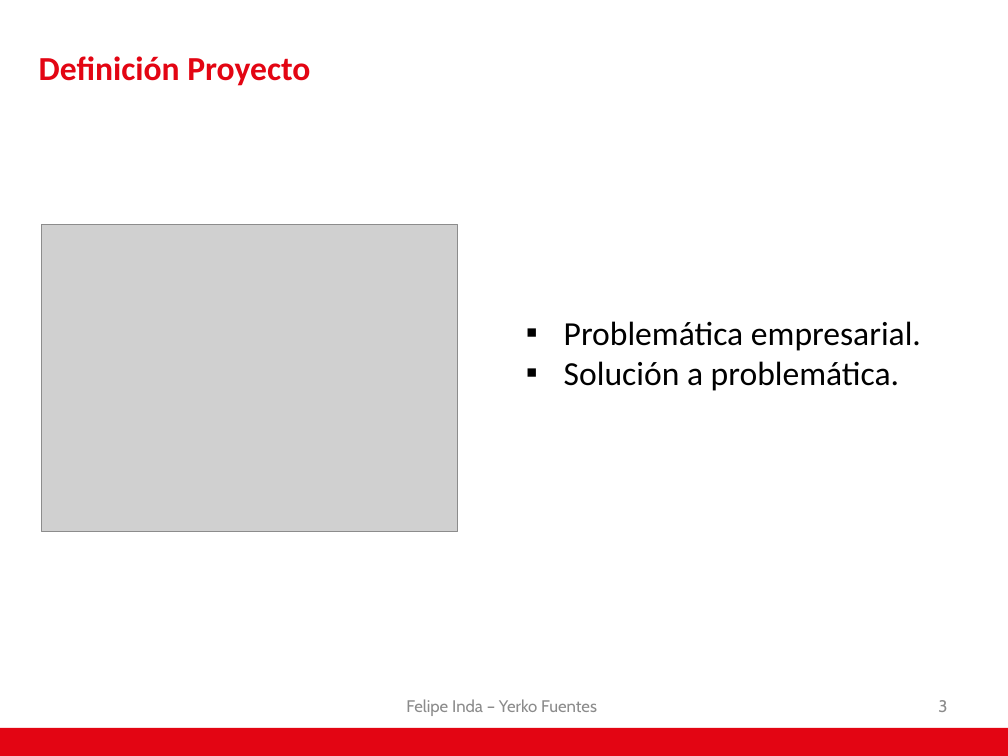
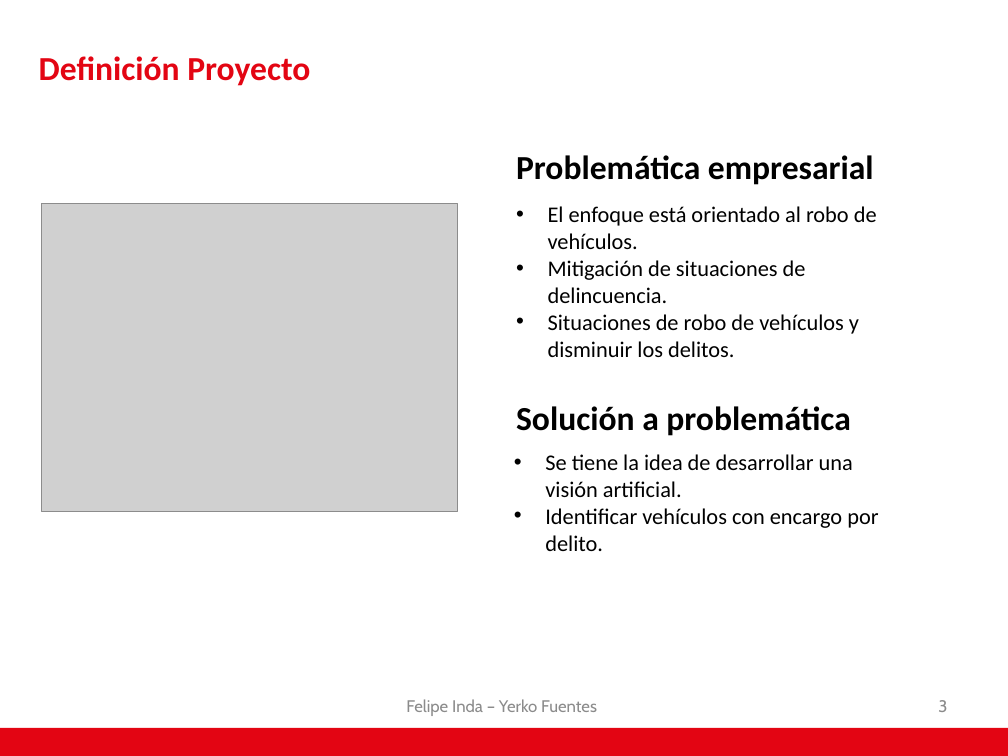
Before and after one commit to AdNNNN/inacap.2019, a slide deck: slide 3 of trabajos.inacap.2019/Preparacion y evaluacion de proyecto (PEP)/Visión artificial para el control vehicular .pptx. Drawn at 1008x756 pixels with LibreOffice and Linux fonts; fonts in the diff are those of the drawing; grey boxes stand for pictures; background and template pictures are left out. Boxes give left, top, right and bottom in pixels: in the first picture for what was removed or moved away, otherwise in the second. Text is boxed around its words. In the diff, an @@ line names an element or a change of style, - is before the commit and + after.

```diff
--- a/trabajos.inacap.2019/Preparacion y evaluacion de proyecto (PEP)/Visión artificial para el control vehicular .pptx
+++ b/trabajos.inacap.2019/Preparacion y evaluacion de proyecto (PEP)/Visión artificial para el control vehicular .pptx
@@ text added at [516,155,874,185], 24 pt, text #000000, bold @@
+Problemática empresarial
@@ picture: place and size @@
-picture at [41,224,458,531]
+picture at [41,204,458,511]
@@ text added at [548,206,877,357], 16 pt, text #000000 @@
+• El enfoque está orientado al robo de vehículos.
+• Mitigación de situaciones de delincuencia.
+• Situaciones de robo de vehículos y disminuir los delitos.
@@ text at [516,406,850,436]: text changed; bold on @@
-▪ Problemática empresarial.
-▪ Solución a problemática.
+Solución a problemática
@@ text added at [545,454,878,551], 16 pt, text #000000 @@
+• Se tiene la idea de desarrollar una visión artificial.
+• Identificar vehículos con encargo por delito.
```
Also in this commit, not shown: 12 other slides changed, 2 slides added.
